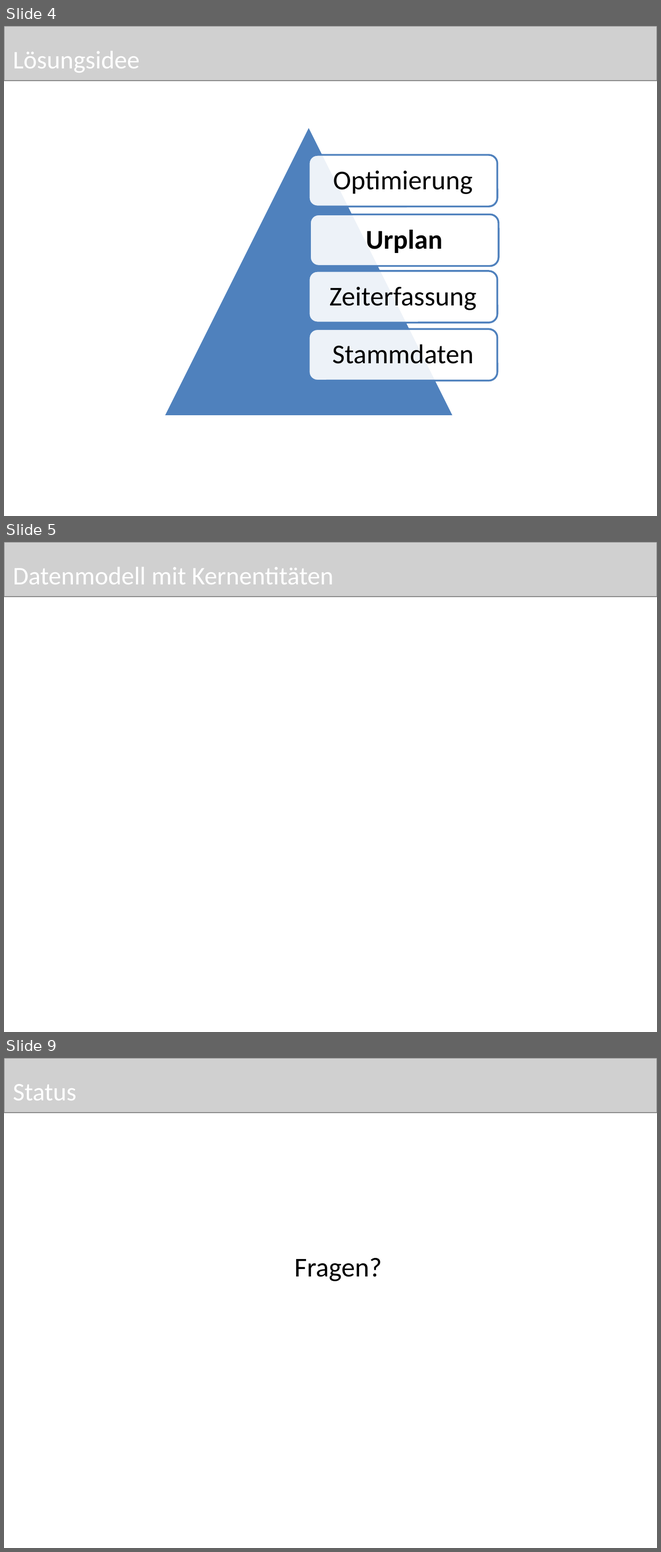
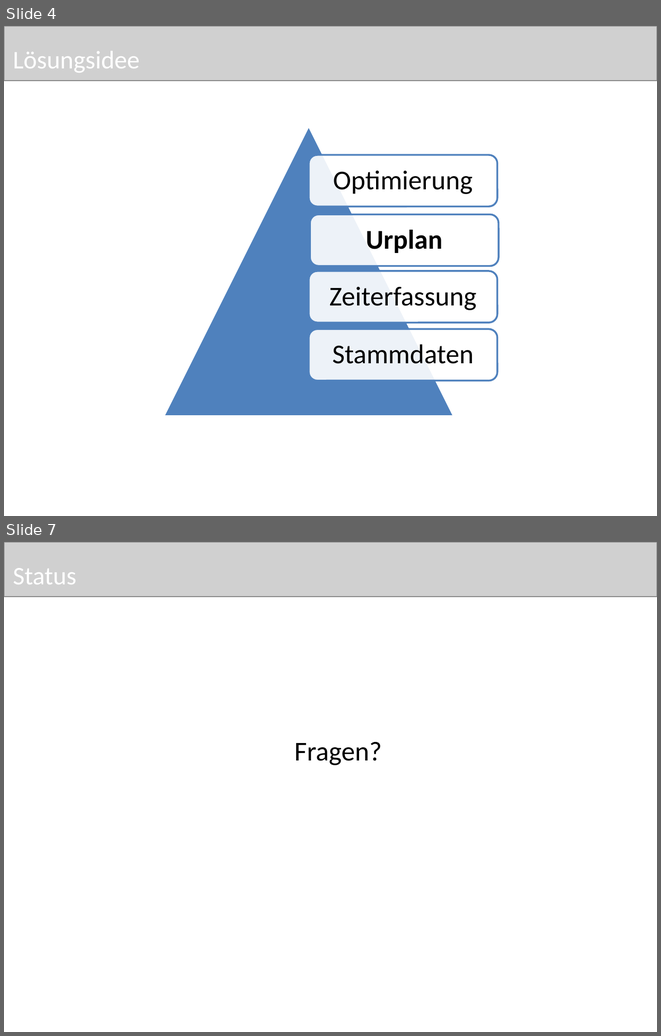
Before and after one commit to pdauwe/Softwareprojekt_BIM, a slide deck: Doku/Praesi2.pptx. Shown one above the other, each under a label of ours: slides 4, 5 and 9 before the commit, slides 4 and 7 after it; the slides between them are not shown. The pictures are 661x1552 and 661x1036 pixels, drawn with LibreOffice and Linux fonts; fonts in the diff are those of the drawing; grey boxes stand for pictures. Boxes give left, top, right and bottom in pixels: in the first picture for what was removed or moved away, otherwise in the second. Text is boxed around its words. In the diff, an @@ line names an element or a change of style, - is before the commit and + after.

```diff
--- a/Doku/Praesi2.pptx
+++ b/Doku/Praesi2.pptx
@@ slide 5 removed at box(4, 542, 657, 1032), background #FFFFFF @@
@@ picture removed at box(4, 542, 657, 597) @@
@@ title removed at box(13, 567, 333, 584) @@
-Datenmodell mit Kernentitäten
@@ what was slide 9 is now slide 7 @@
```
Also in this commit, not shown: 2 slides changed, 1 slide added, 2 other slides removed, 2 other files.
